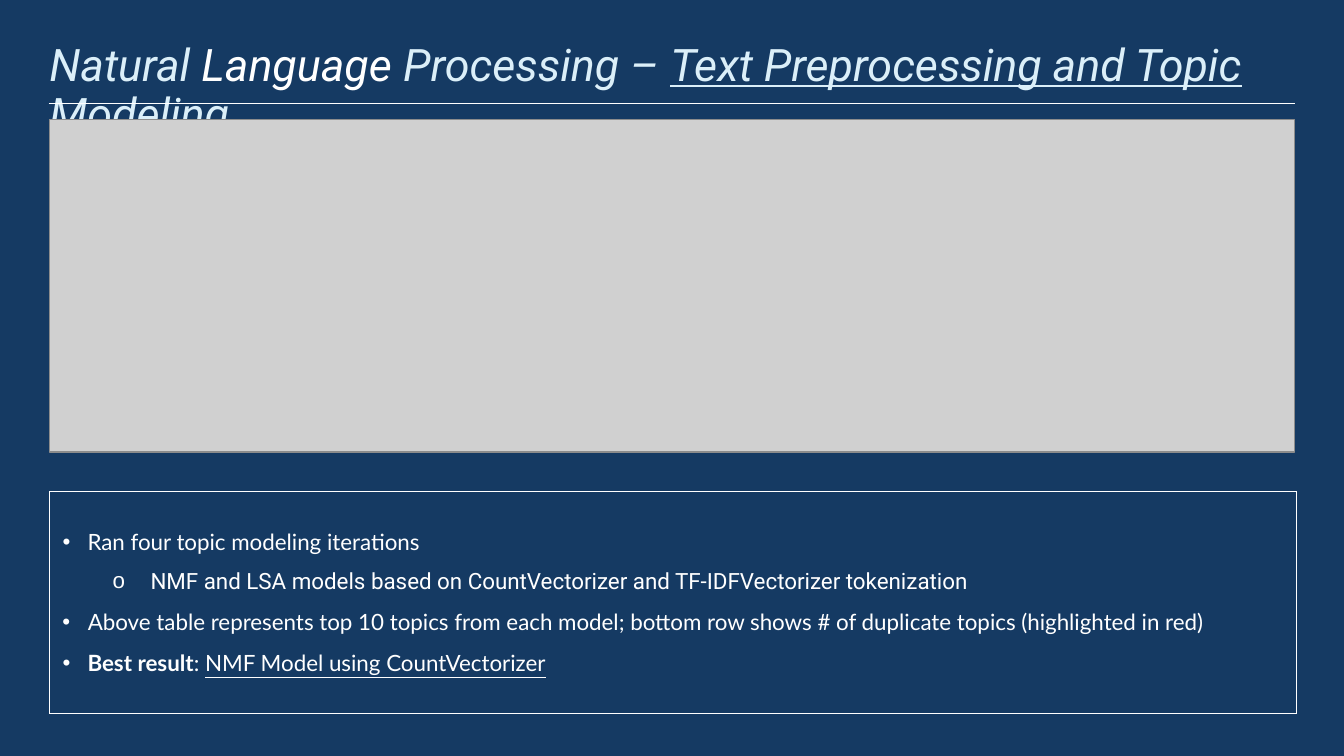
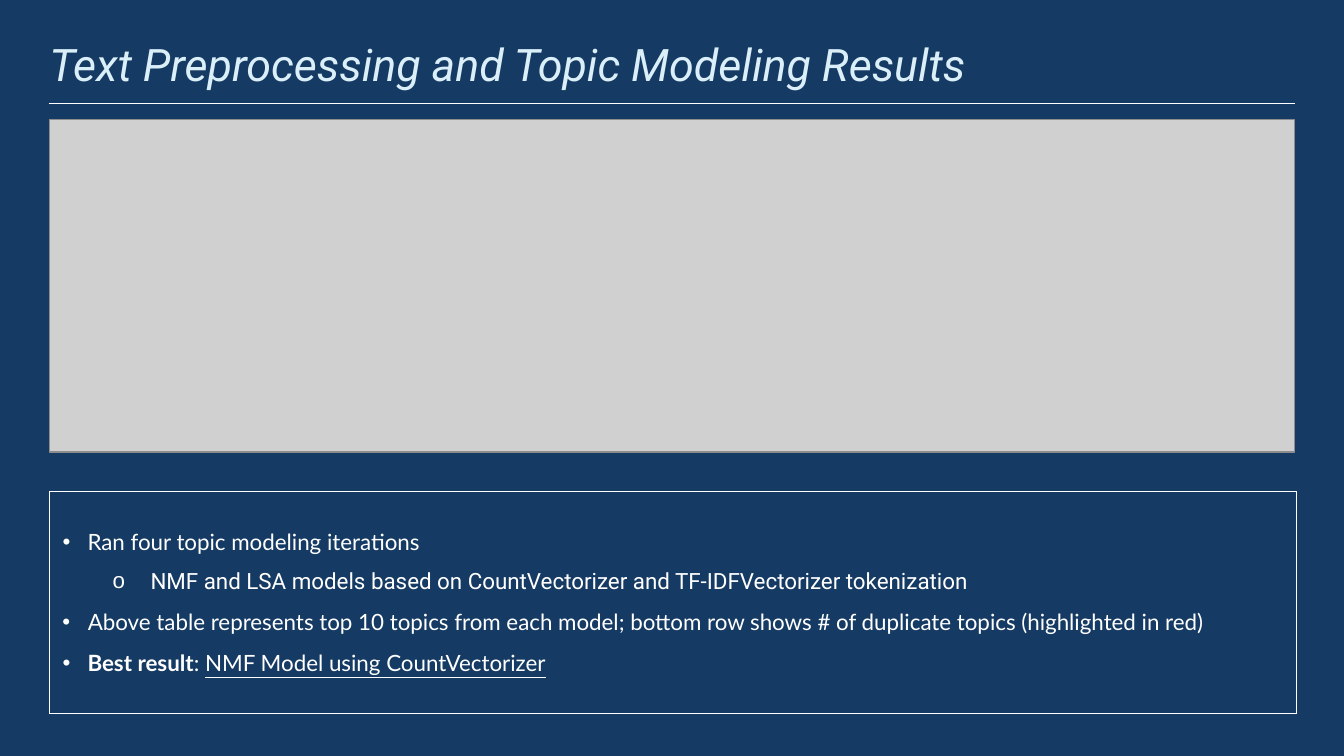
Before and after one commit to Jay-Yee-Portfolio/Module-5, a slide deck: slide 4 of Module 5_Presentation.pptx. Drawn at 1344x756 pixels with LibreOffice and Linux fonts; fonts in the diff are those of the drawing; grey boxes stand for pictures. Boxes give left, top, right and bottom in pixels: in the first picture for what was removed or moved away, otherwise in the second. Text is boxed around its words. In the diff, an @@ line names an element or a change of style, - is before the commit and + after.

```diff
--- a/Module 5_Presentation.pptx
+++ b/Module 5_Presentation.pptx
@@ title at (x1=49, y1=47, x2=965, y2=91): text changed @@
-Natural Language Processing – Text Preprocessing and Topic Modeling
+Text Preprocessing and Topic Modeling Results
```
Also in this commit, not shown: 7 other slides changed.
